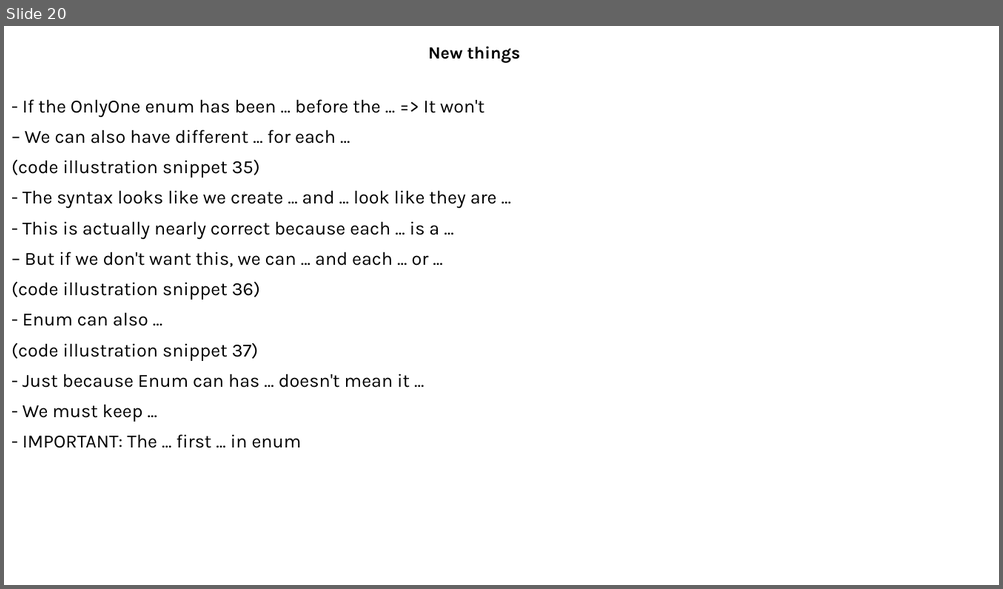
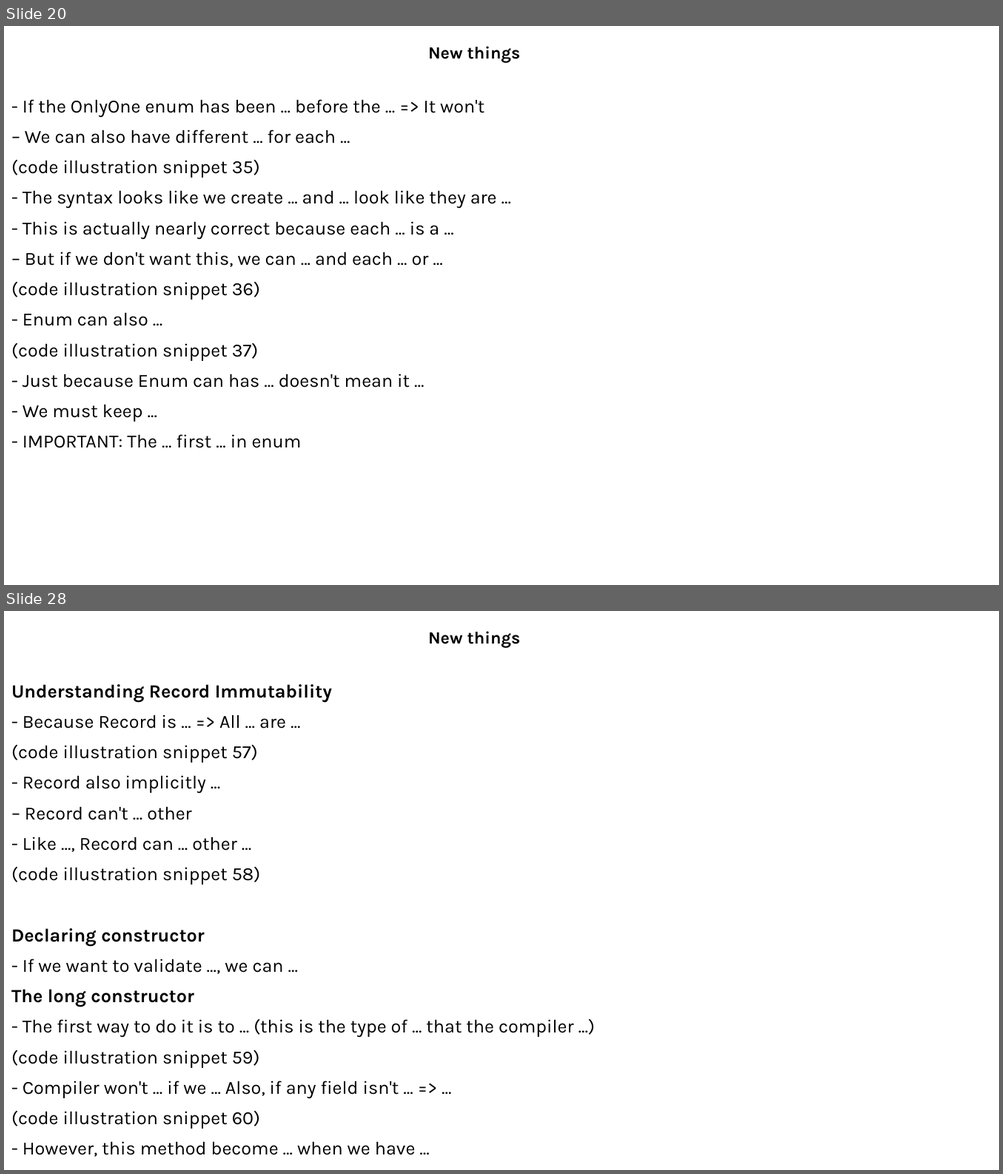
Before and after one commit to MaiDinhVinh/CS-Java, a slide deck: OCP17/Chapter 6 - Class Design and Chapter 7 - Beyond classes.pptx. Shown one above the other, each under a label of ours: slide 20 before the commit, slides 20 and 28 after it; the slides between them are not shown. The pictures are 1003x589 and 1003x1174 pixels, drawn with LibreOffice and Linux fonts; fonts in the diff are those of the drawing. Boxes give left, top, right and bottom in pixels: in the first picture for what was removed or moved away, otherwise in the second. Text is boxed around its words. In the diff, an @@ line names an element or a change of style, - is before the commit and + after.

```diff
--- a/OCP17/Chapter 6 - Class Design and Chapter 7 - Beyond classes.pptx
+++ b/OCP17/Chapter 6 - Class Design and Chapter 7 - Beyond classes.pptx
@@ slide 28 added at [4,611,999,1170], background #FFFFFF @@
@@ subtitle added at [428,631,521,648], 16.6 pt, text #000000, bold @@
+New things
@@ text added at [11,684,574,1157], 18 pt, text #000000 @@
+Understanding Record Immutability
+- Because Record is ... => All ... are ...
+(code illustration snippet 57)
+- Record also implicitly ...
+– Record can't ... other
+- Like ..., Record can ... other ...
+(code illustration snippet 58)
+Declaring constructor
+- If we want to validate ..., we can ...
+The long constructor
+- The first way to do it is to ... (this is the type of ... that the compiler ...)
+(code illustration snippet 59)
+- Compiler won't ... if we ... Also, if any field isn't ... => ...
+(code illustration snippet 60)
+- However, this method become ... when we have ...
```
Also in this commit, not shown: 18 other slides added.
